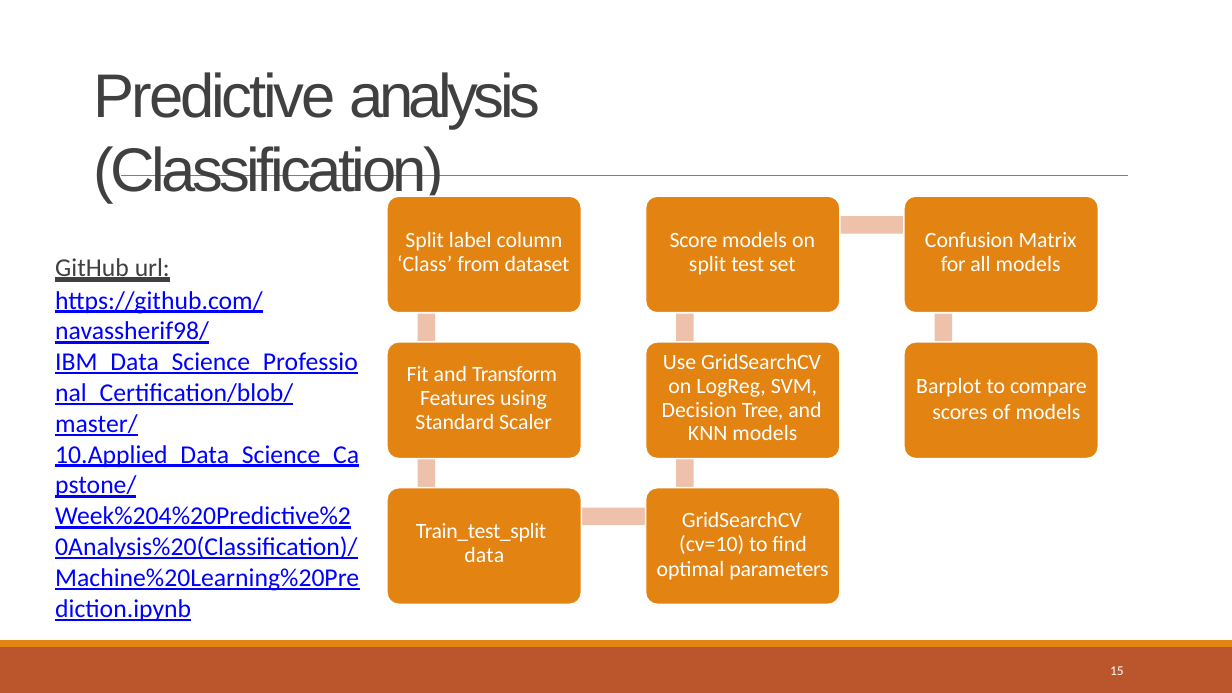
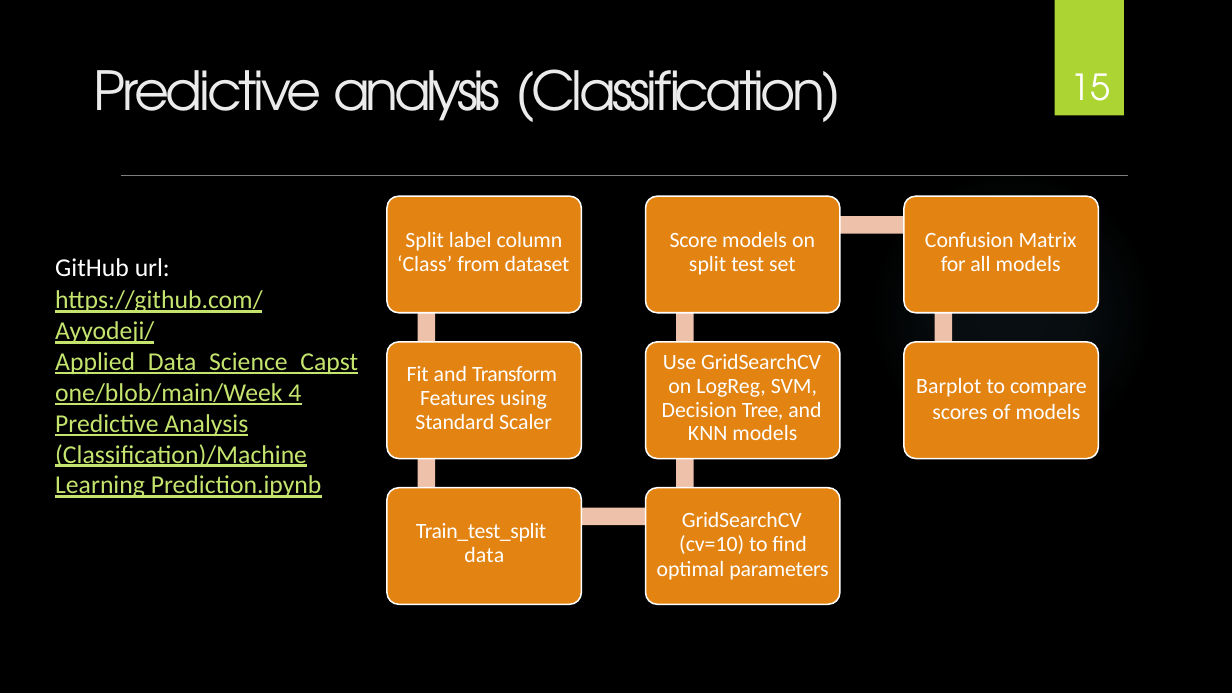
Before and after one commit to Ayyodeji/Applied_Data_Science_Capstone, a slide deck: slide 15 of Week 5 Present Your Data-Driven Insights/Data Science Journey.pptx. Drawn at 1232x693 pixels with LibreOffice and Linux fonts; fonts in the diff are those of the drawing; background and template pictures are left out. Boxes give left, top, right and bottom in pixels: in the first picture for what was removed or moved away, otherwise in the second. Text is boxed around its words. In the diff, an @@ line names an element or a change of style, - is before the commit and + after.

```diff
--- a/Week 5 Present Your Data-Driven Insights/Data Science Journey.pptx
+++ b/Week 5 Present Your Data-Driven Insights/Data Science Journey.pptx
@@ background #FFFFFF to picture (left out) @@
@@ rectangle added at (x1=1055, y1=0, x2=1124, y2=116), fill #ACD433 @@
@@ title "Predictive analysis (Classification)" at (x1=94, y1=69, x2=841, y2=122): size 48 to 42 pt, font Arial to TeX Gyre Adventor, text colour #404040 to #EBEBEB @@
@@ page number moved from (x1=1110, y1=666, x2=1124, y2=675) to (x1=1070, y1=73, x2=1110, y2=117) @@
@@ page number at (x1=1070, y1=73, x2=1110, y2=117): size 10.5 to 28 pt, font Calibri to TeX Gyre Adventor; alignment left to centre; vertical alignment top to bottom @@
@@ ellipse added at (x1=870, y1=169, x2=1154, y2=454), fill gradient #7AC4F0 @@
@@ text at (x1=55, y1=258, x2=170, y2=277): text colour #404040 to #FFFFFF, underline off in "GitHub url:" @@
@@ text at (x1=55, y1=290, x2=358, y2=498): text changed; text colour #0000FF to #C4E46E @@
-https://github.com/navassherif98/IBM_Data_Science_Professional_Certification/blob/master/10.Applied_Data_Science_Capstone/Week%204%20Predictive%20Analysis%20(Classification)/Machine%20Learning%20Prediction.ipynb
+https://github.com/Ayyodeji/Applied_Data_Science_Capstone/blob/main/Week 4 Predictive Analysis (Classification)/Machine Learning Prediction.ipynb
@@ freeform shape removed at (x1=0, y1=647, x2=1232, y2=693) @@
@@ freeform shape removed at (x1=0, y1=640, x2=1232, y2=647) @@
```
Also in this commit, not shown: 45 other slides changed, 1 slide removed, 1 other file.
